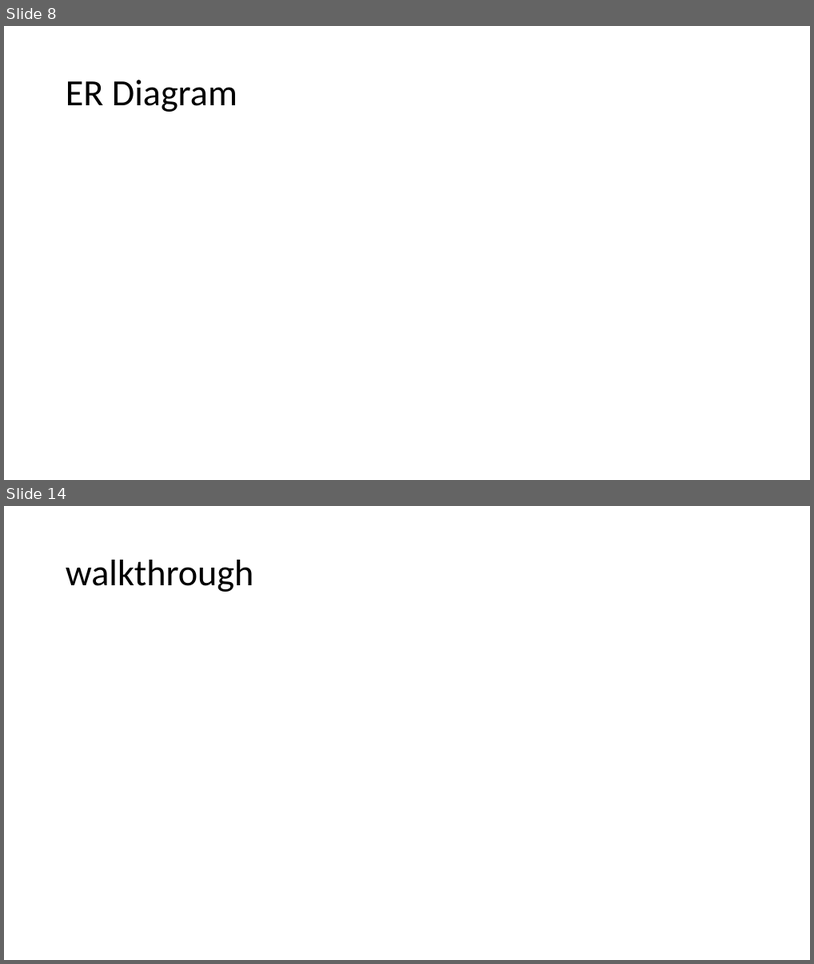
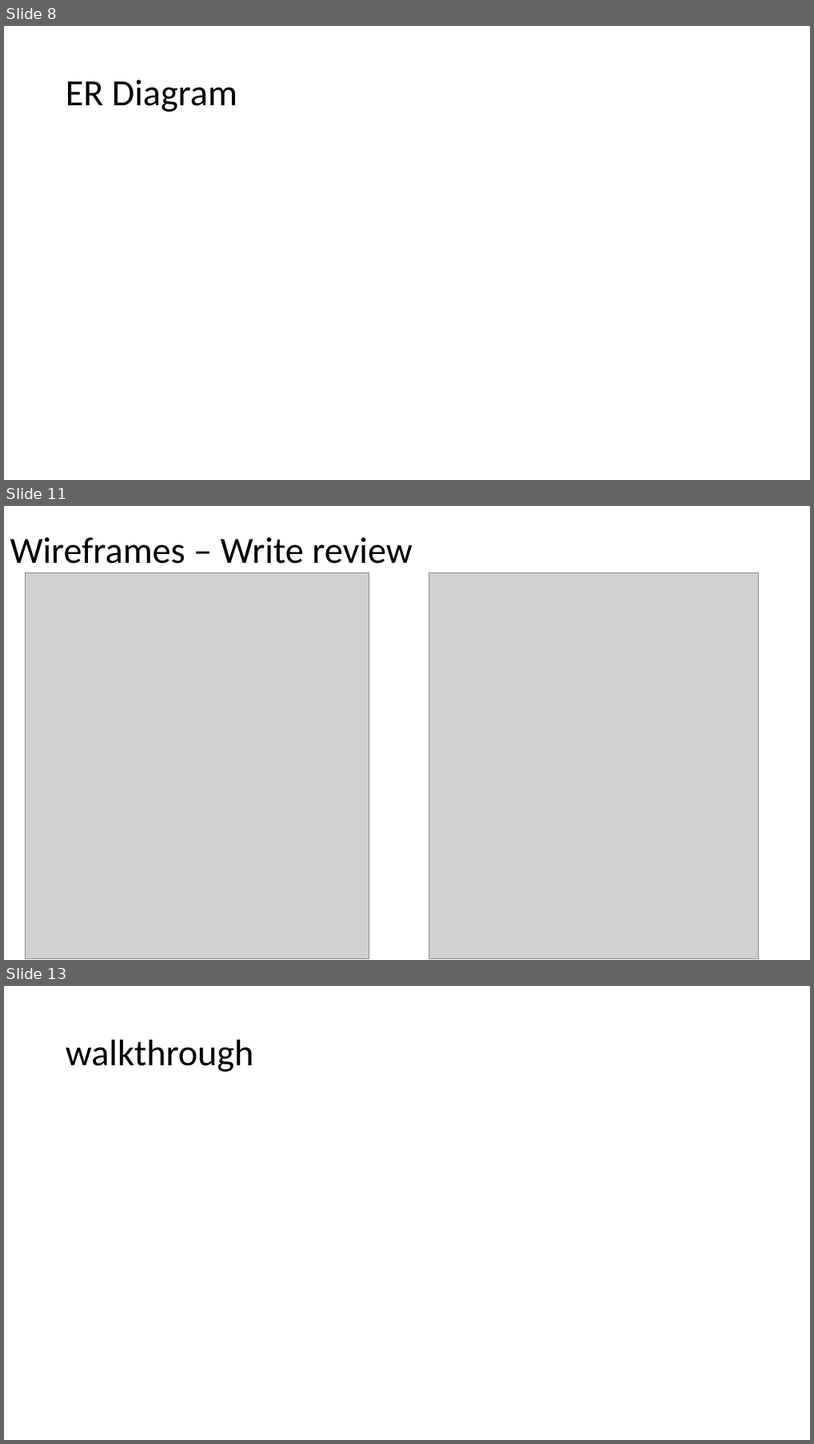
Before and after one commit to nathaniel-lue/web_project_team_5c, a slide deck: Presentation.pptx. Shown one above the other, each under a label of ours: slides 8 and 14 before the commit, slides 8, 11 and 13 after it; the slides between them are not shown. The pictures are 814x964 and 814x1444 pixels, drawn with LibreOffice and Linux fonts; fonts in the diff are those of the drawing; grey boxes stand for pictures. Boxes give left, top, right and bottom in pixels: in the first picture for what was removed or moved away, otherwise in the second. Text is boxed around its words. In the diff, an @@ line names an element or a change of style, - is before the commit and + after.

Commit message:
Wireframes

```diff
--- a/Presentation.pptx
+++ b/Presentation.pptx
@@ slide 11 added at box(4, 506, 810, 960), background #FFFFFF @@
@@ title added at box(10, 537, 412, 564), 44 pt, text #000000 @@
+Wireframes – Write review
@@ picture added at box(25, 572, 370, 959) @@
@@ picture added at box(429, 572, 759, 958) @@
@@ what was slide 14 is now slide 13 @@
```
Also in this commit, not shown: 1 slide changed, 3 other slides added, 5 slides removed.
